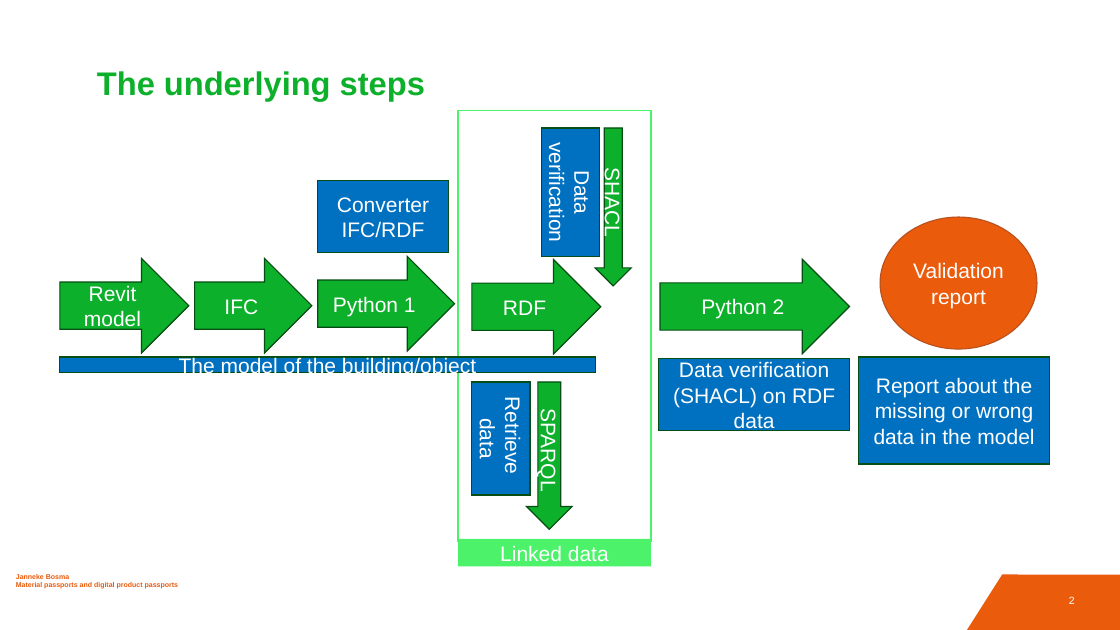
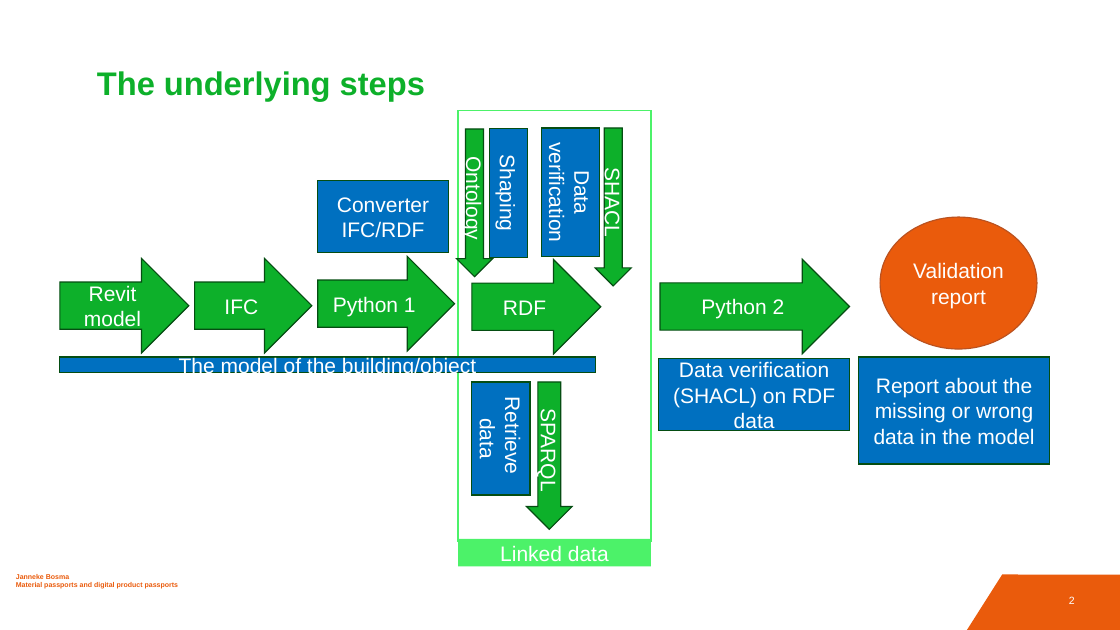
Before and after one commit to JannekeBosma/DPP, a slide deck: slide 2 of EN - Deel 2 Explanation DPP and validationtool.pptx. Drawn at 1120x630 pixels with LibreOffice and Linux fonts; fonts in the diff are those of the drawing. Boxes give left, top, right and bottom in pixels: in the first picture for what was removed or moved away, otherwise in the second. Text is boxed around its words. In the diff, an @@ line names an element or a change of style, - is before the commit and + after.

```diff
--- a/EN - Deel 2 Explanation DPP and validationtool.pptx
+++ b/EN - Deel 2 Explanation DPP and validationtool.pptx
@@ right arrow added at (457, 129, 493, 277), fill #0DB02A, outline #064D12 1 pt, 18 pt, text #FFFFFF @@
+Ontology
@@ rectangle added at (490, 129, 528, 258), fill #0070C0, outline #064D12 1 pt, 18 pt, text #FFFFFF @@
+Shaping
```
Also in this commit, not shown: 2 slides added, 1 other file.
